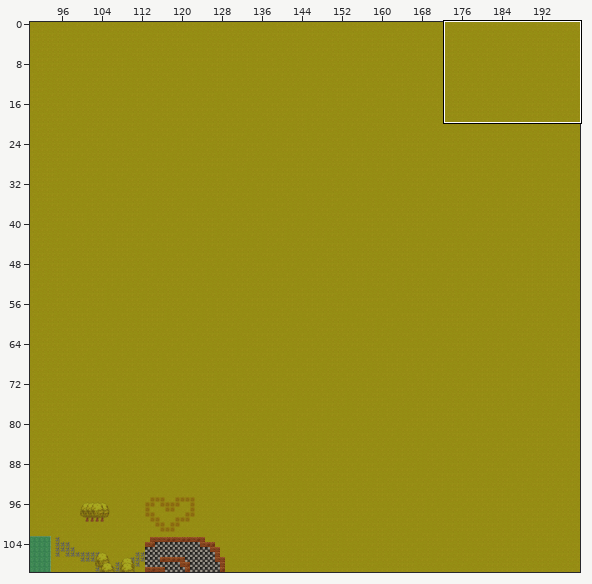
Two versions of a level (Tiled map, assets/Map/extruded_test.tmx). Above, an overview of the earlier version with the close-up marked.
Close-up. Before the commit:
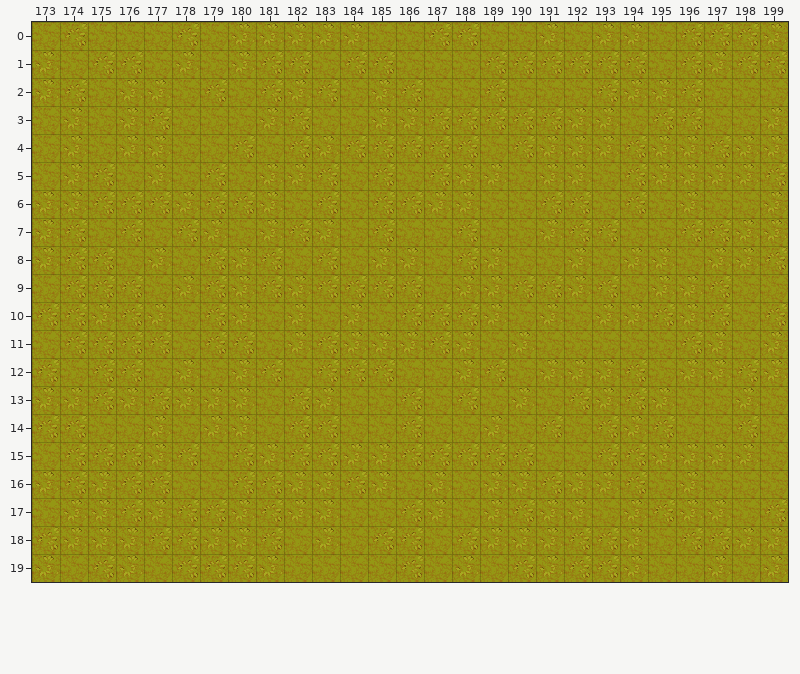
Cells are 32x32 px. Shown: x 173..199, y 0..19. The commit also changed other parts of the map, which this record leaves out.
After:
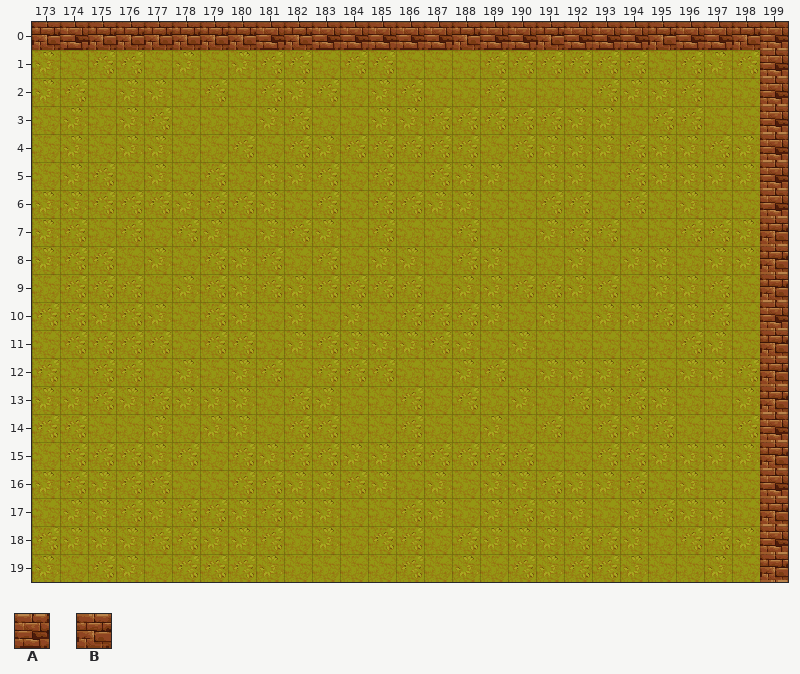
Key: from "tileset_extruded": A 22, B 28.
_ is an empty cell, . an unchanged one.
The edit:
--- layer "Leaves 1"
@@ x 173..199 @@
- 0 ___________________________
- 1 .........................._
- 2 .........................._
- 3 .........................._
- 4 .........................._
- 5 .........................._
- 6 .........................._
- 7 .........................._
- 8 .........................._
- 9 .........................._
-10 .........................._
-11 .........................._
-12 .........................._
-13 .........................._
-14 .........................._
-15 .........................._
-16 .........................._
-17 .........................._
-18 .........................._
-19 .........................._
+ 0 BABBBBBBABAAAAABAABAAABAABA
+ 1 ..........................A
+ 2 ..........................A
+ 3 ..........................A
+ 4 ..........................A
+ 5 ..........................A
+ 6 ..........................A
+ 7 ..........................B
+ 8 ..........................B
+ 9 ..........................B
+10 ..........................A
+11 ..........................B
+12 ..........................B
+13 ..........................B
+14 ..........................A
+15 ..........................B
+16 ..........................A
+17 ..........................B
+18 ..........................A
+19 ..........................B
Boxes around the changes in both close-ups, in picture pixels (x1, y1, x2, y2):
added: (32, 22, 788, 582)
